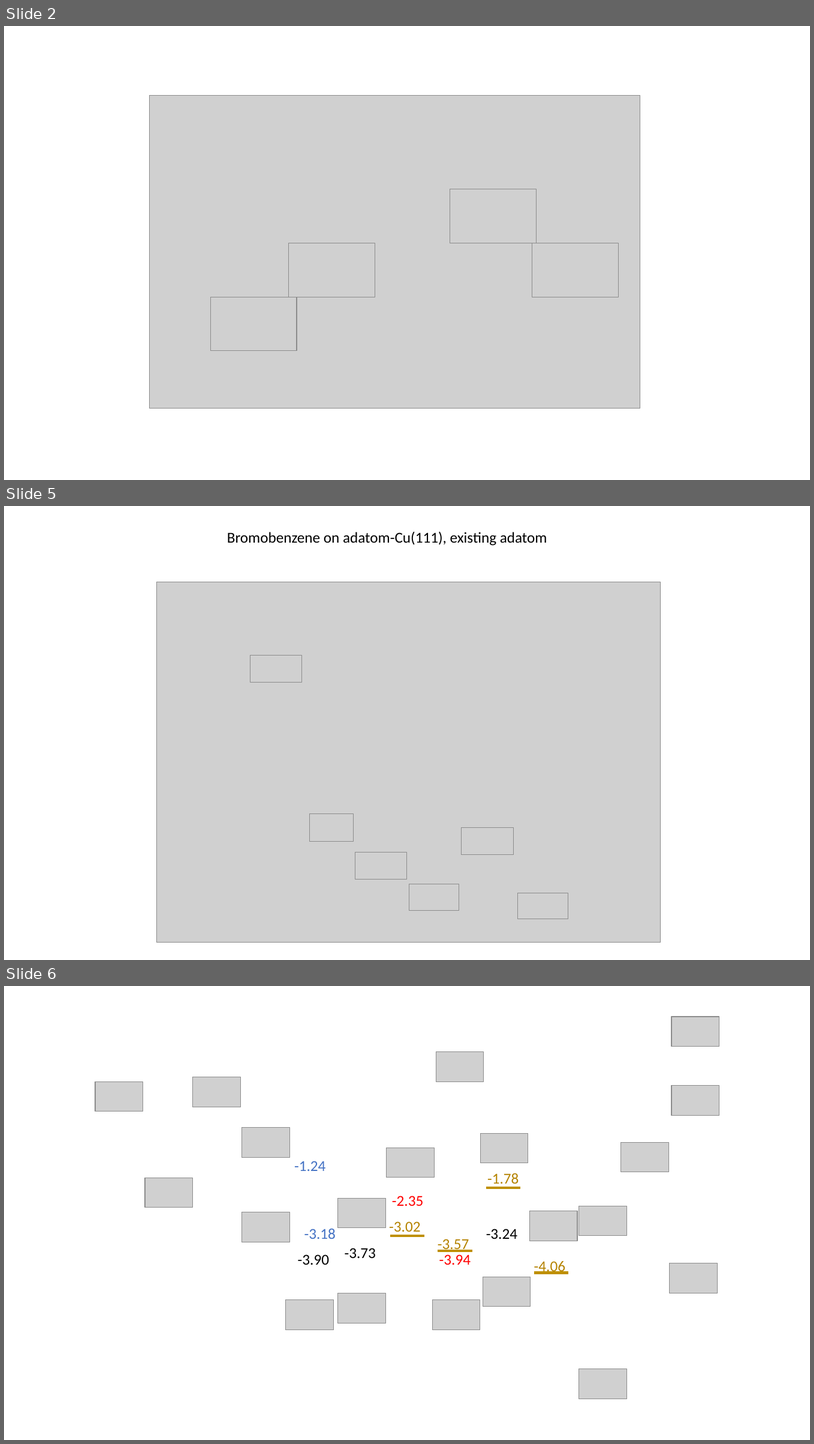
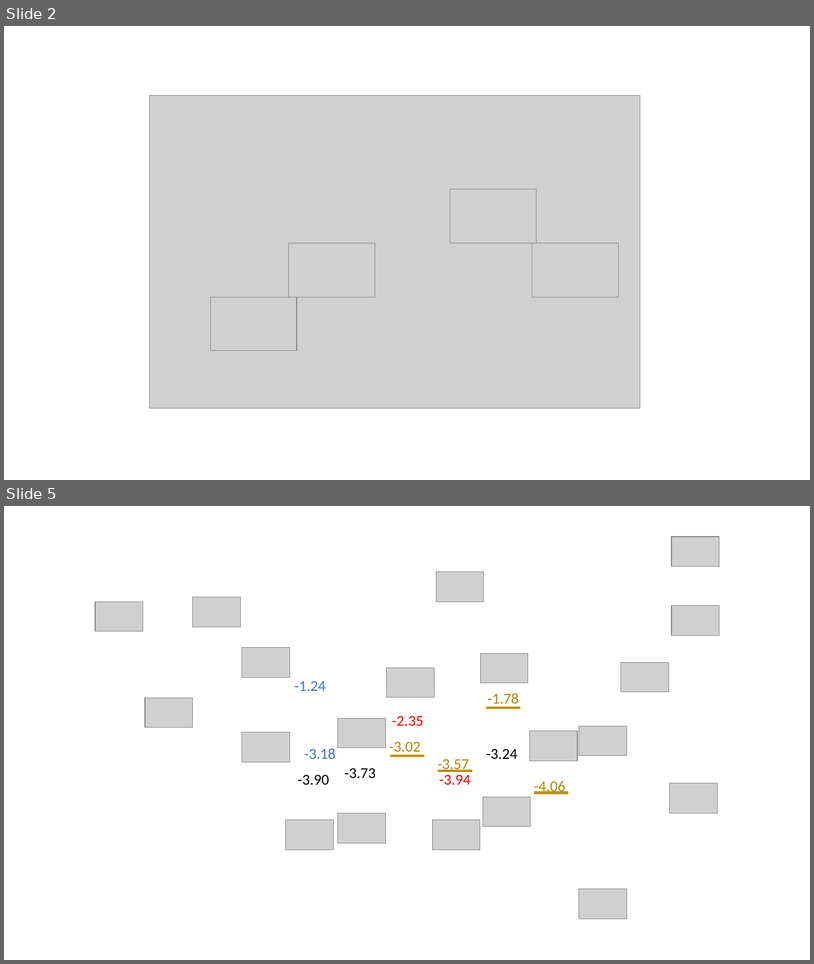
Before and after one commit to rzk1/ullmann, a slide deck: EnergyFile.pptx. Shown one above the other, each under a label of ours: slides 2, 5 and 6 before the commit, slides 2 and 5 after it; the slides between them are not shown. The pictures are 814x1444 and 814x964 pixels, drawn with LibreOffice and Linux fonts; fonts in the diff are those of the drawing; grey boxes stand for pictures; background and template pictures are left out. Boxes give left, top, right and bottom in pixels: in the first picture for what was removed or moved away, otherwise in the second. Text is boxed around its words. In the diff, an @@ line names an element or a change of style, - is before the commit and + after.

```diff
--- a/EnergyFile.pptx
+++ b/EnergyFile.pptx
@@ slide 5 removed at (4, 506, 810, 960), background #FFFFFF @@
@@ text removed at (227, 531, 548, 546) @@
-Bromobenzene on adatom-Cu(111), existing adatom
@@ picture removed at (157, 582, 662, 943) @@
@@ picture removed at (250, 655, 302, 682) @@
@@ picture removed at (310, 814, 354, 841) @@
@@ picture removed at (462, 827, 514, 855) @@
@@ picture removed at (356, 852, 408, 879) @@
@@ picture removed at (410, 883, 459, 910) @@
@@ picture removed at (518, 892, 569, 919) @@
@@ what was slide 6 is now slide 5 @@
```
Also in this commit, not shown: 3 slides changed, 1 slide added, 1 other slide removed.
